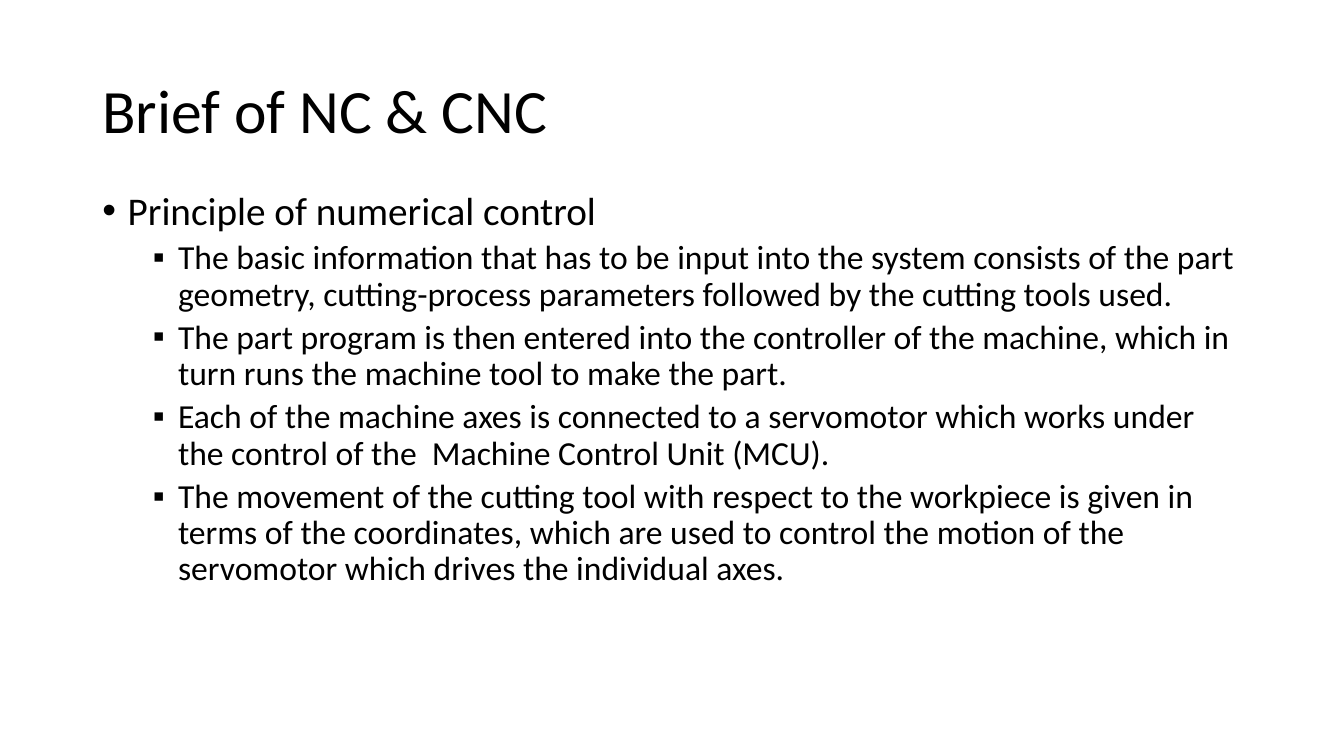
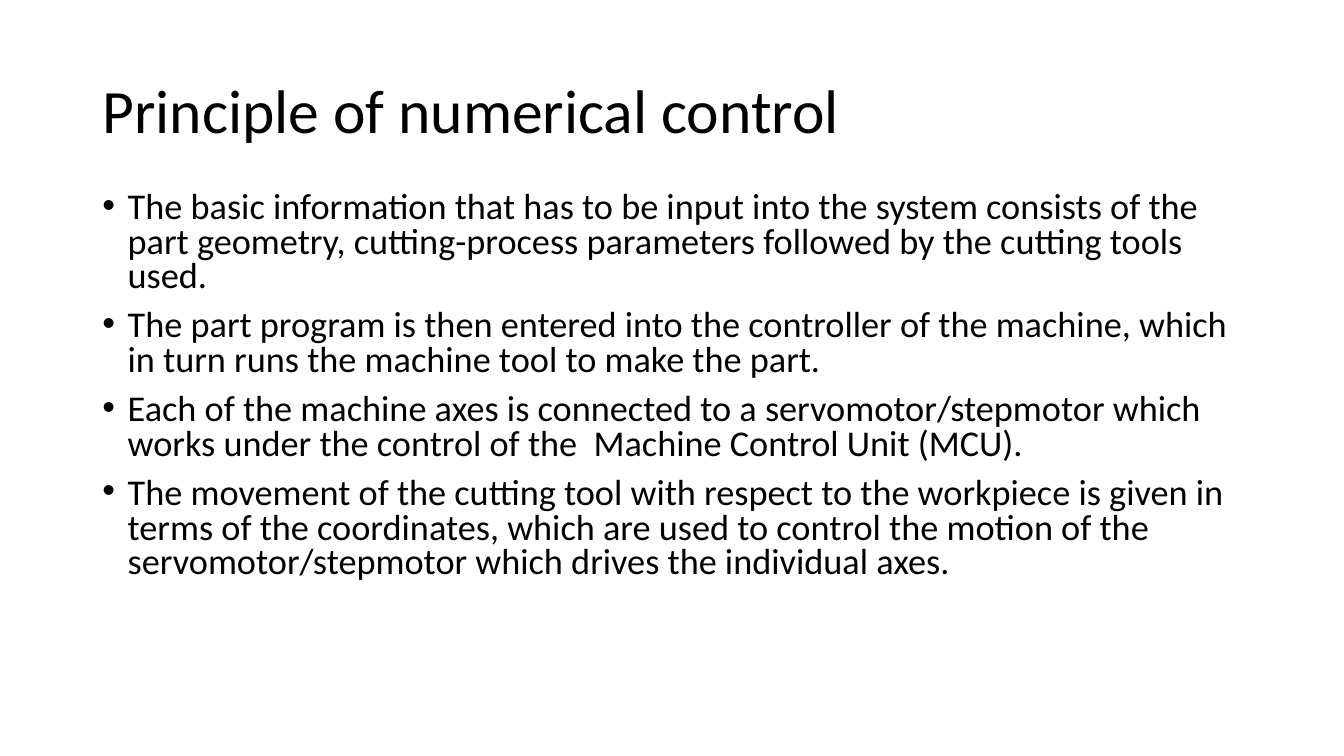
Before and after one commit to Jinny-Ching/cad_cam_course, a slide deck: slide 83 of CAD_CAM.pptx. Drawn at 1344x756 pixels with LibreOffice and Linux fonts; fonts in the diff are those of the drawing. Boxes give left, top, right and bottom in pixels: in the first picture for what was removed or moved away, otherwise in the second. Text is boxed around its words. In the diff, an @@ line names an element or a change of style, - is before the commit and + after.

```diff
--- a/CAD_CAM.pptx
+++ b/CAD_CAM.pptx
@@ title at <box>102,90,839,143</box>: text changed @@
-Brief of NC & CNC
+Principle of numerical control
@@ text at <box>128,197,596,232</box>: paragraph removed @@
-• Principle of numerical control
@@ text at <box>128,193,1227,378</box>: size 24 to 25.9 pt in "The basic information that has to be ...", "The part program is then entered into ..."; bullet ▪ to •; list level 2 to 1 in "The basic information that has ..."; line spacing 0.9 to 0.8; list level 2 to 1 in "The part program is then ..." @@
@@ text at <box>128,395,1223,580</box>: text changed; size 24 to 25.9 pt @@
-  ▪ Each of the machine axes is connected to a servomotor which works under the control of the Machine Control Unit (MCU).
-  ▪ The movement of the cutting tool with respect to the workpiece is given in terms of the coordinates, which are used to control the motion of the servomotor which drives the individual axes.
+• Each of the machine axes is connected to a servomotor/stepmotor which works under the control of the Machine Control Unit (MCU).
+• The movement of the cutting tool with respect to the workpiece is given in terms of the coordinates, which are used to control the motion of the servomotor/stepmotor which drives the individual axes.
```
Also in this commit, not shown: 5 other slides changed, 7 slides added.
